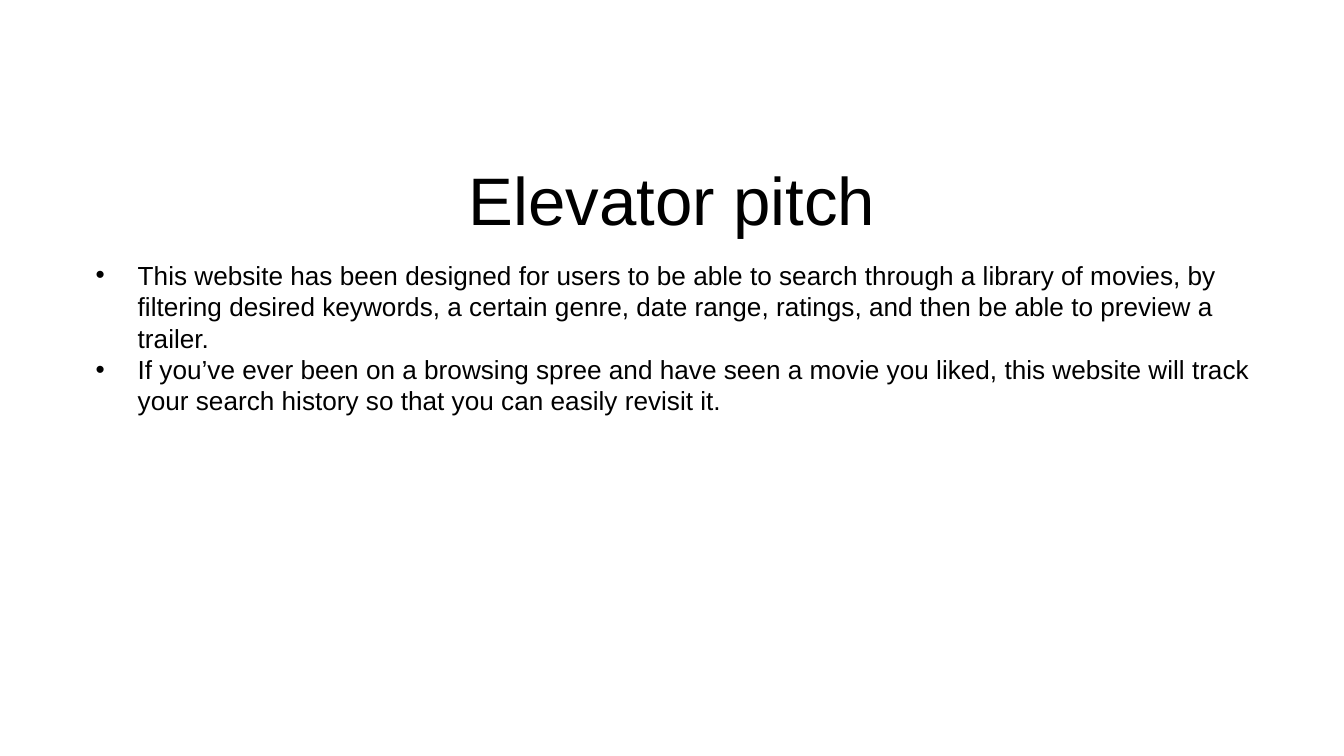
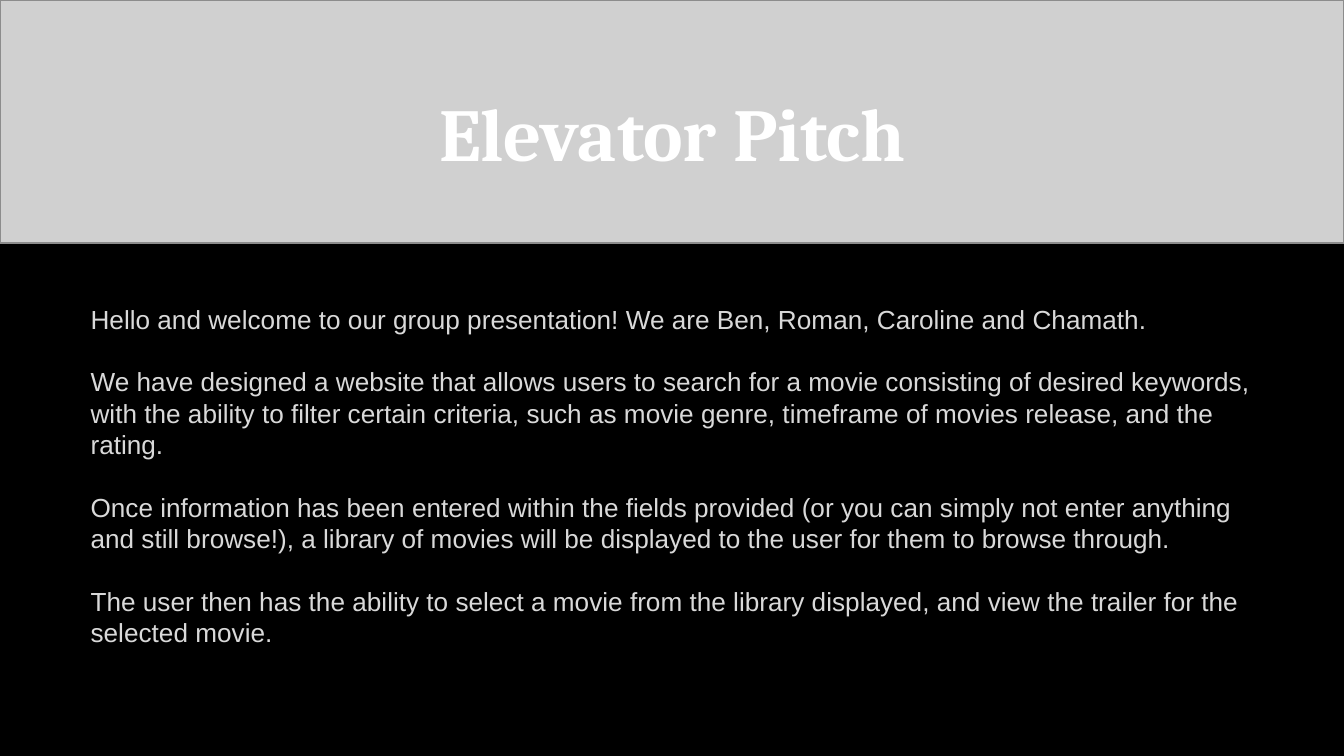
Before and after one commit to carolinemae/YouTrailer, a slide deck: slide 2 of presentation/project-presentation.pptx. Drawn at 1344x756 pixels with LibreOffice and Linux fonts; fonts in the diff are those of the drawing; grey boxes stand for pictures. Boxes give left, top, right and bottom in pixels: in the first picture for what was removed or moved away, otherwise in the second. Text is boxed around its words. In the diff, an @@ line names an element or a change of style, - is before the commit and + after.

```diff
--- a/presentation/project-presentation.pptx
+++ b/presentation/project-presentation.pptx
@@ background #FFFFFF to #000000 @@
@@ picture added at box(0, 0, 1344, 243) @@
@@ text "Elevator Pitch" at box(439, 109, 905, 161): vertical alignment middle to top @@
@@ text at box(439, 109, 905, 161): text changed; size 36 to 40 pt; font Arial to Cambria; text colour #000000 to #FFFFFF; bold on @@
-Elevator pitch
+Elevator Pitch
@@ text at box(91, 310, 1249, 643): text changed; text colour #000000 to #D9D9D9 @@
-• This website has been designed for users to be able to search through a library of movies, by filtering desired keywords, a certain genre, date range, ratings, and then be able to preview a trailer.
-• If you’ve ever been on a browsing spree and have seen a movie you liked, this website will track your search history so that you can easily revisit it.
+Hello and welcome to our group presentation! We are Ben, Roman, Caroline and Chamath.
+We have designed a website that allows users to search for a movie consisting of desired keywords, with the ability to filter certain criteria, such as movie genre, timeframe of movies release, and the rating.
+Once information has been entered within the fields provided (or you can simply not enter anything and still browse!), a library of movies will be displayed to the user for them to browse through.
+The user then has the ability to select a movie from the library displayed, and view the trailer for the selected movie.
```
Also in this commit, not shown: 4 other slides changed, 2 slides added, 2 slides removed, 1 other file.
